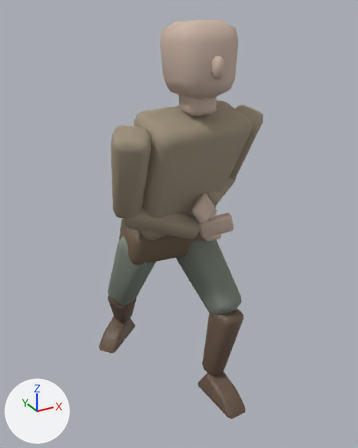
One commit to the FBX model Phase1_CombatAssets/export/fbx/ANIM_Sword_Recovery_HighRight.fbx: the scene before it, then after it.
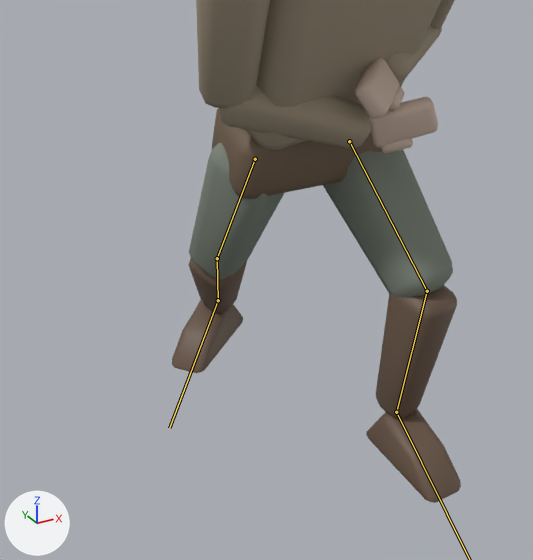
Old and new are each drawn whole from a camera (50 mm lens) standing at (-0.0273, -0.0571, 0.0504) and looking at (0.0017, -0.0043, 0.024) and again close up on the part from 3% to 79% of the width and 37% to 100% of the height. Arrows for +X, +Y and +Z are at lower left; the lights stay in place. The last two pictures show the newer version. Both versions are drawn at frame 4 of the action 'Sword_Recovery_HighRight'; the numbers are the values there. The bones that change are drawn over the model as lines in the close-ups.

The first close-up shows 'LeftFoot_Geo', 'LeftHand_Geo', 'LeftLowerLeg_Geo', 'LeftUpperLeg_Geo', 'LowerTorso_Geo', 'RightFoot_Geo', 'RightHand_Geo', 'RightLowerArm_Geo', 'RightLowerLeg_Geo', 'RightUpperArm_Geo', 'RightUpperLeg_Geo', 'UpperTorso_Geo' and 2 more.
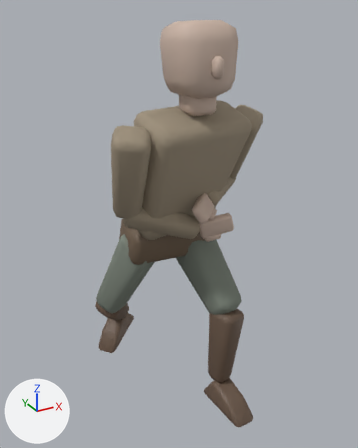
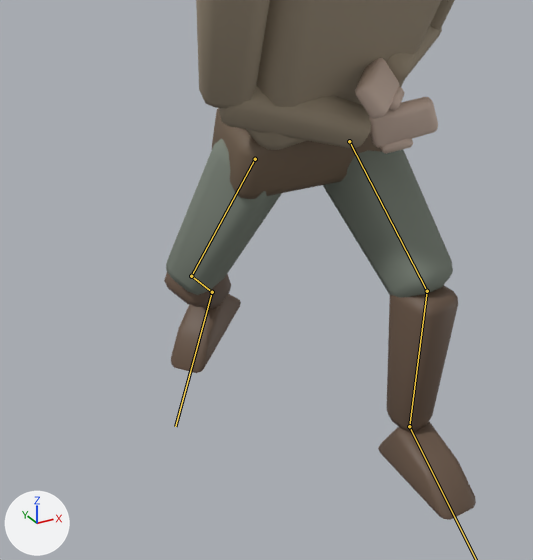
Location of each change, (x1, y1, x2, y2) in pixels of the close-ups (533 x 560 px):
'RightUpperLeg_Geo', posed (22% wider, 14% taller): before (189, 142, 284, 280); after (166, 138, 282, 295)
'LeftLowerLeg_Geo', posed (12% narrower, 10% taller): before (376, 285, 457, 419); after (387, 285, 458, 432)
'LeftFoot_Geo', posed: before (366, 409, 461, 503); after (378, 422, 476, 520)
'RightFoot_Geo', posed (8% taller): before (172, 300, 243, 373); after (171, 294, 241, 373)
'RightLowerLeg_Geo', posed: before (189, 259, 247, 313); after (164, 272, 231, 309)
bone 'LeftLowerLeg', root to tip: before (427, 291) to (396, 412); after (427, 291) to (409, 426)
bone 'RightUpperLeg', root to tip: before (255, 159) to (217, 258); after (255, 159) to (191, 276)
bone 'RightLowerLeg', root to tip: before (217, 258) to (218, 300); after (191, 276) to (212, 292)
bone 'RightFoot', root to tip: before (218, 300) to (169, 428); after (212, 292) to (175, 426)

What the commit changed:
Bone 'LeftUpperLeg' (bone_leftupperleg) turns from (-60, -14, 6) to (-61, -14, 7) degrees about its own x, y and z.
Bone 'LeftLowerLeg' (bone_leftlowerleg) turns from (57, 0, 0) to (49, 0, 0) degrees about its own x, y and z.
Bone 'LeftFoot' (bone_leftfoot) turns from (9, 9, -3) to (0, 9, -4) degrees about its own x, y and z.
Bone 'RightUpperLeg' (bone_rightupperleg) turns from (25, 51, 26) to (12, 50, 28) degrees about its own x, y and z.
Bone 'RightLowerLeg' (bone_rightlowerleg) turns from (21, 0, 0) to (48, 0, 0) degrees about its own x, y and z.
Bone 'RightFoot' (bone_rightfoot) turns from (34, 5, 26) to (31, 0, 28) degrees about its own x, y and z.
